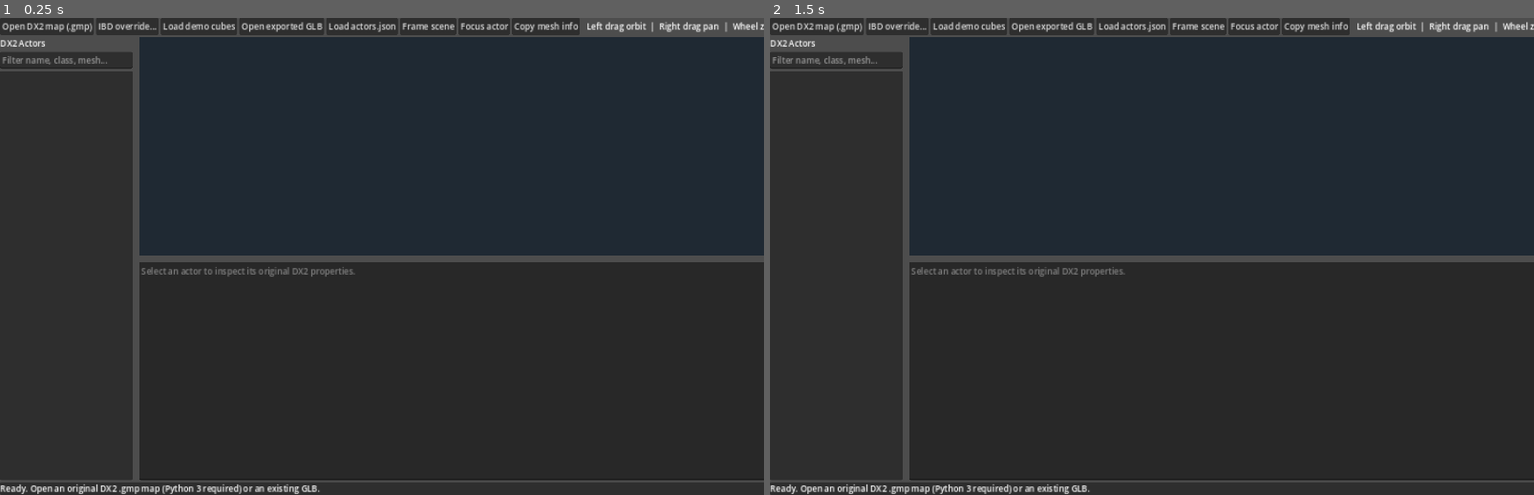
Above: before the commit, frames 1-2 (left to right).
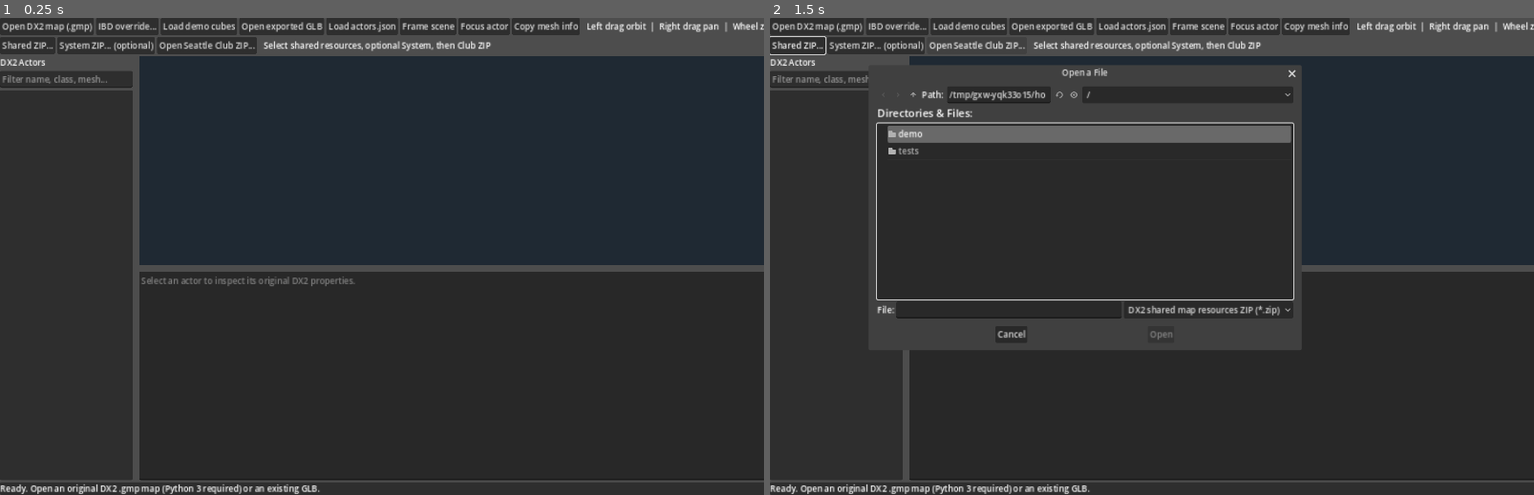
Above: after the commit, the same moments.

Repository: JakX2/Deus-Ex-2-SDK
Game: Godot game, scene res://main.tscn
Two runs of this game, one before a commit and one after it. Both use one fixed random seed, a clock stepped at 60 frames per second and the inputs below.
Inputs (mouse positions are in pixels of both pictures, inside the frame that each line leads up to):
- Up to frame 1 (0.25 s): no input
- Up to frame 2 (1.5 s): click (800, 46) at 0.5 s, where only the run after the commit has a clickable "Shared ZIP..."; click (976, 46) at 1.25 s, where only the run after the commit has a clickable "Open Seattle Club ZIP..."

The runs differ from the first frame. In frame 1, 6.5% of the frame differs, in the area x 0-100%, y 4-57%; in frame 2, 14%, in the area x 0-100%, y 3-68%.

Commit message:
Let Godot viewer open Seattle Club source ZIPs through private staging

Diff:
--- a/native_editor/godot_editor/main.gd
+++ b/native_editor/godot_editor/main.gd
@@ -16,7 +16,13 @@
 var json_dialog: FileDialog
 var gmp_dialog: FileDialog
 var bundle_dialog: FileDialog
+var club_zip_dialog: FileDialog
+var shared_zip_dialog: FileDialog
+var system_zip_dialog: FileDialog
 var chosen_ibd: String = ""
+var chosen_shared_zip: String = ""
+var chosen_system_zip: String = ""
+var chosen_system_path: String = ""
 var build_thread: Thread = null
 var actors: Array = []
 var visible_actors: Array = []
@@ -97,6 +103,27 @@
     hint.text = "  Left drag orbit  |  Right drag pan  |  Wheel zoom  |  Click select"
     toolbar.add_child(hint)
 
+    var zip_bar := HBoxContainer.new()
+    base.add_child(zip_bar)
+    var shared_zip_btn := Button.new()
+    shared_zip_btn.text = "Shared ZIP..."
+    shared_zip_btn.tooltip_text = "Select maps.zip containing Kernel_GFXALL and MainMenu_GFXALL bundles"
+    shared_zip_btn.pressed.connect(func(): shared_zip_dialog.popup_centered_ratio(0.73))
+    zip_bar.add_child(shared_zip_btn)
+    var system_zip_btn := Button.new()
+    system_zip_btn.text = "System ZIP... (optional)"
+    system_zip_btn.tooltip_text = "Select System.zip for game-system actor metadata"
+    system_zip_btn.pressed.connect(func(): system_zip_dialog.popup_centered_ratio(0.73))
+    zip_bar.add_child(system_zip_btn)
+    var club_zip_btn := Button.new()
+    club_zip_btn.text = "Open Seattle Club ZIP..."
+    club_zip_btn.tooltip_text = "Safely stage the Club ZIP with the selected shared resources and open the GMP"
+    club_zip_btn.pressed.connect(func(): club_zip_dialog.popup_centered_ratio(0.73))
+    zip_bar.add_child(club_zip_btn)
+    var zip_hint := Label.new()
+    zip_hint.text = "  Select shared resources, optional System, then Club ZIP"
+    zip_bar.add_child(zip_hint)
+
     var horizontal := HSplitContainer.new()
     horizontal.size_flags_vertical = Control.SIZE_EXPAND_FILL
     base.add_child(horizontal)
@@ -140,7 +167,7 @@
     gmp_dialog.access = FileDialog.ACCESS_FILESYSTEM
     gmp_dialog.file_mode = FileDialog.FILE_MODE_OPEN_FILE
     gmp_dialog.filters = PackedStringArray(["*.gmp ; Deus Ex Invisible War map"])
-    gmp_dialog.file_selected.connect(open_gmp)
+    gmp_dialog.file_selected.connect(_open_gmp_file)
     add_child(gmp_dialog)
     bundle_dialog = FileDialog.new()
     bundle_dialog.access = FileDialog.ACCESS_FILESYSTEM
@@ -161,10 +188,104 @@
     json_dialog.file_selected.connect(load_actors)
     add_child(json_dialog)
 
+    shared_zip_dialog = FileDialog.new()
+    shared_zip_dialog.access = FileDialog.ACCESS_FILESYSTEM
+    shared_zip_dialog.file_mode = FileDialog.FILE_MODE_OPEN_FILE
+    shared_zip_dialog.filters = PackedStringArray(["*.zip ; DX2 shared map resources ZIP"])
+    shared_zip_dialog.file_selected.connect(_select_shared_zip)
+    add_child(shared_zip_dialog)
+    system_zip_dialog = FileDialog.new()
+    system_zip_dialog.access = FileDialog.ACCESS_FILESYSTEM
+    system_zip_dialog.file_mode = FileDialog.FILE_MODE_OPEN_FILE
+    system_zip_dialog.filters = PackedStringArray(["*.zip ; DX2 System ZIP"])
+    system_zip_dialog.file_selected.connect(_select_system_zip)
+    add_child(system_zip_dialog)
+    club_zip_dialog = FileDialog.new()
+    club_zip_dialog.access = FileDialog.ACCESS_FILESYSTEM
+    club_zip_dialog.file_mode = FileDialog.FILE_MODE_OPEN_FILE
+    club_zip_dialog.filters = PackedStringArray(["*.zip ; DX2 Seattle Club ZIP"])
+    club_zip_dialog.file_selected.connect(_open_club_zip)
+    add_child(club_zip_dialog)
+
 func _select_ibd(path: String) -> void:
     chosen_ibd = path
     status_label.text = "Optional IBD selected: " + path.get_file()
 
+func _open_gmp_file(path: String) -> void:
+    # Direct GMP load should not accidentally reuse a System path from a
+    # previous ZIP staging session.
+    chosen_system_path = ""
+    open_gmp(path)
+
+func _select_shared_zip(path: String) -> void:
+    chosen_shared_zip = path
+    status_label.text = "Shared map resources selected: " + path.get_file()
+
+func _select_system_zip(path: String) -> void:
+    chosen_system_zip = path
+    status_label.text = "Optional System ZIP selected: " + path.get_file()
+
+func _open_club_zip(path: String) -> void:
+    if build_thread != null:
+        status_label.text = "Already processing a map or archive."
+        return
+    if chosen_shared_zip.is_empty() or not FileAccess.file_exists(chosen_shared_zip):
+        status_label.text = "Choose Shared ZIP (maps.zip) before opening the Club ZIP."
+        return
+    if not FileAccess.file_exists(path):
+        status_label.text = "Club ZIP not found: " + path
+        return
+    var backend := ProjectSettings.globalize_path("res://backend/dx2_zip_stage.py")
+    if not FileAccess.file_exists(backend):
+        status_label.text = "ZIP staging script is missing: " + backend
+        return
+    var cache_root := OS.get_user_data_dir().path_join("zip_staging")
+    build_thread = Thread.new()
+    status_label.text = "Preparing Seattle Club source archives in a private, read-only cache..."
+    var result := build_thread.start(_run_zip_stage.bind(backend, path, chosen_shared_zip, chosen_system_zip, cache_root))
+    if result != OK:
+        build_thread = null
+        status_label.text = "Could not start ZIP worker: " + error_string(result)
+
+func _run_zip_stage(script: String, club: String, shared: String, system_zip: String, cache_root: String) -> void:
+    var args := PackedStringArray([script, "--club", club, "--maps", shared, "--output-root", cache_root])
+    if system_zip != "":
+        args.append_array(PackedStringArray(["--system", system_zip]))
+    var output: Array = []
+    var code := OS.execute("python", args, output, true)
+    if code == -1:
+        var py_args := PackedStringArray(["-3"])
+        py_args.append_array(args)
+        output.clear()
+        code = OS.execute("py", py_args, output, true)
+    call_deferred("_zip_stage_finished", code, "\n".join(output))
+
+func _zip_stage_finished(code: int, output: String) -> void:
+    if build_thread != null:
+        build_thread.wait_to_finish()
+        build_thread = null
+    var parsed: Variant = null
+    for line in output.strip_edges().split("\n"):
+        var candidate: Variant = JSON.parse_string(line.strip_edges())
+        if typeof(candidate) == TYPE_DICTIONARY and candidate.has("status"):
+            parsed = candidate
+    if code != 0 or typeof(parsed) != TYPE_DICTIONARY or parsed.get("status") != "ok":
+        var description := "ZIP staging failed. Verify source ZIP files and Python installation."
+        if typeof(parsed) == TYPE_DICTIONARY:
+            description = str(parsed.get("message", description))
+        status_label.text = description
+        return
+    var map_path := str(parsed.get("map", ""))
+    if not FileAccess.file_exists(map_path):
+        status_label.text = "ZIP staging completed but the map is missing: " + map_path
+        return
+    chosen_ibd = ""
+    var system_value: Variant = parsed.get("system", null)
+    chosen_system_path = str(system_value) if typeof(system_value) == TYPE_STRING else ""
+    # The existing GMP importer now sees the original Club IBD and the shared
+    # IBD packages side by side. Source ZIPs remain untouched.
+    open_gmp(map_path)
+
 func open_gmp(path: String) -> void:
     if build_thread != null:
         status_label.text = "Already processing a map. Please finish this load first."
@@ -179,15 +300,17 @@
     var cache_root := OS.get_user_data_dir().path_join("map_cache")
     status_label.text = "Processing " + path.get_file() + " ... First load creates a cached 3D scene and actor metadata."
     build_thread = Thread.new()
-    var result := build_thread.start(_run_backend.bind(backend, path, cache_root, chosen_ibd))
+    var result := build_thread.start(_run_backend.bind(backend, path, cache_root, chosen_ibd, chosen_system_path))
     if result != OK:
         build_thread = null
         status_label.text = "Could not start map worker: " + error_string(result)
 
-func _run_backend(script: String, gmp_path: String, cache_root: String, ibd_path: String) -> void:
+func _run_backend(script: String, gmp_path: String, cache_root: String, ibd_path: String, system_path: String) -> void:
     var args := PackedStringArray([script, "--map", gmp_path, "--output-root", cache_root])
     if ibd_path != "":
         args.append_array(PackedStringArray(["--bundle", ibd_path]))
+    if system_path != "":
+        args.append_array(PackedStringArray(["--system", system_path]))
     var output: Array = []
     var code := OS.execute("python", args, output, true)
     if code == -1:
